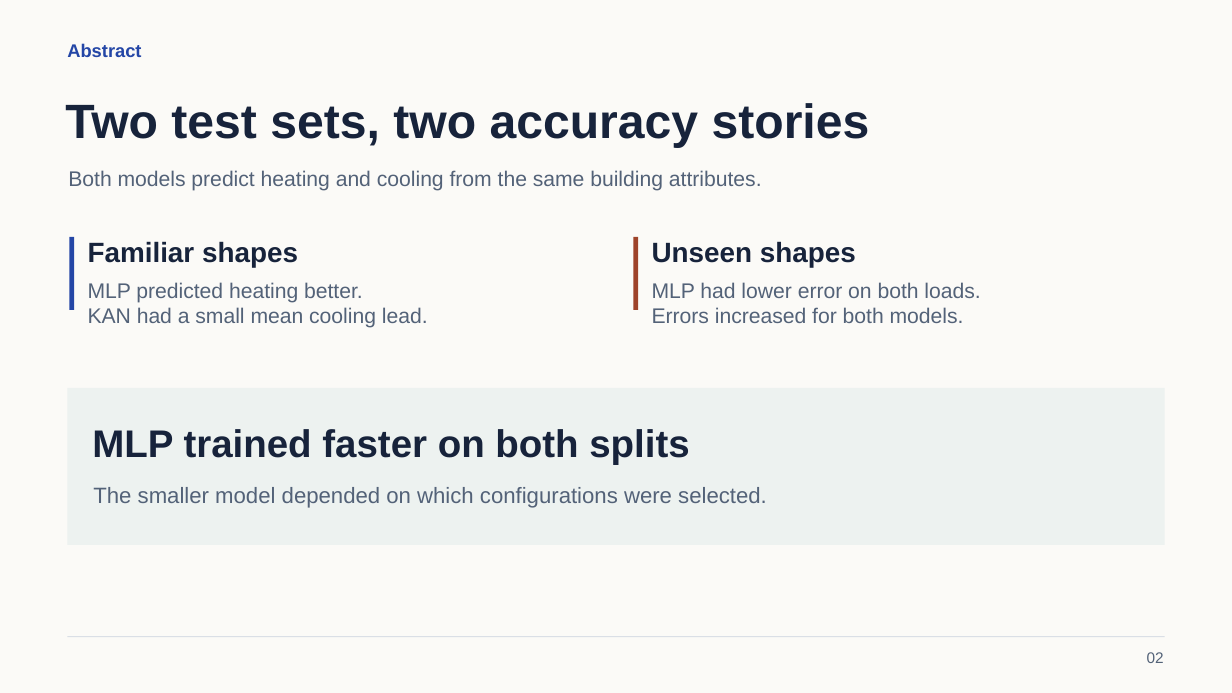
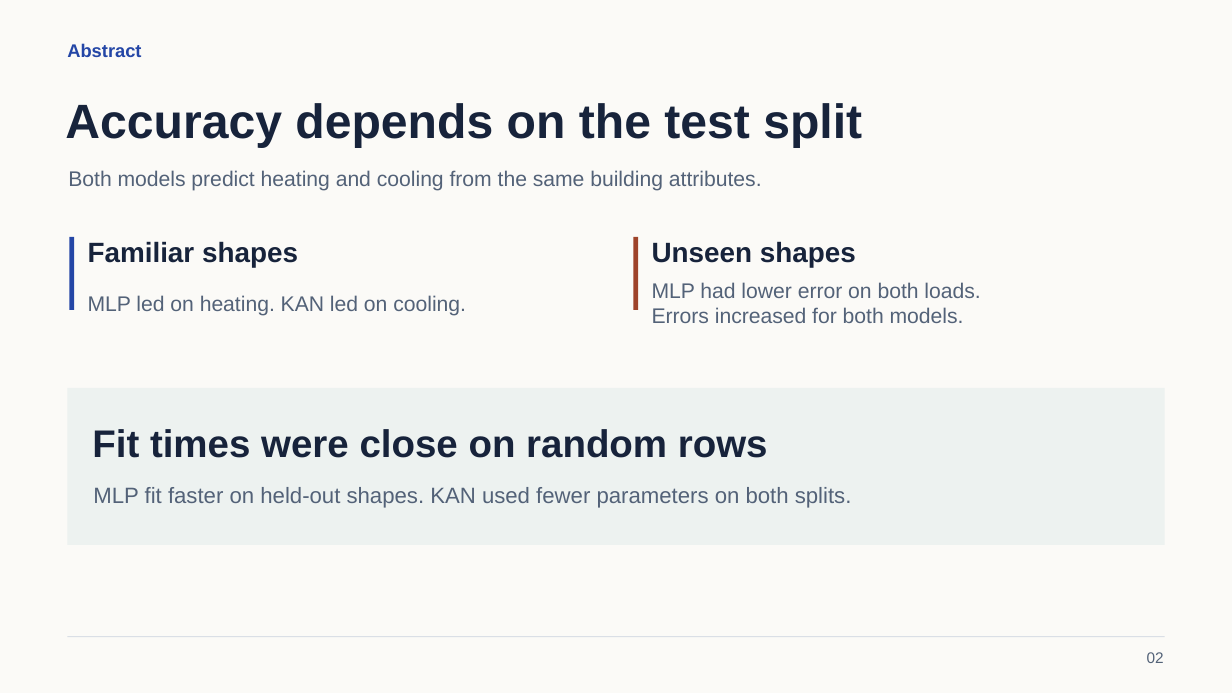
Before and after one commit to wei470/8610-Project, a slide deck: slide 2 of Presentation.pptx. Drawn at 1232x693 pixels with LibreOffice and Linux fonts; fonts in the diff are those of the drawing. Boxes give left, top, right and bottom in pixels: in the first picture for what was removed or moved away, otherwise in the second. Text is boxed around its words. In the diff, an @@ line names an element or a change of style, - is before the commit and + after.

```diff
--- a/Presentation.pptx
+++ b/Presentation.pptx
@@ text at [65,103,862,148]: text changed @@
-Two test sets, two accuracy stories
+Accuracy depends on the test split
@@ text at [88,295,466,316]: text changed @@
-MLP predicted heating better.
-KAN had a small mean cooling lead.
+MLP led on heating. KAN led on cooling.
@@ text at [92,429,768,458]: text changed @@
-MLP trained faster on both splits
+Fit times were close on random rows
@@ text at [93,487,852,508]: text changed @@
-The smaller model depended on which configurations were selected.
+MLP fit faster on held-out shapes. KAN used fewer parameters on both splits.
```
Also in this commit, not shown: 13 other slides changed, 3 slides added, 42 other files.
